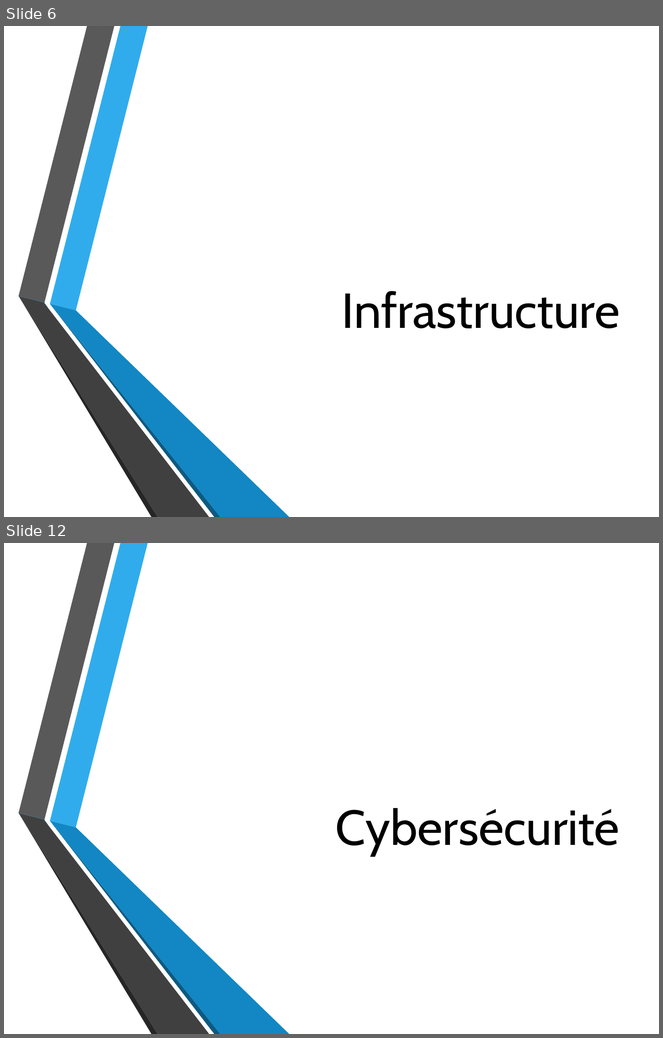
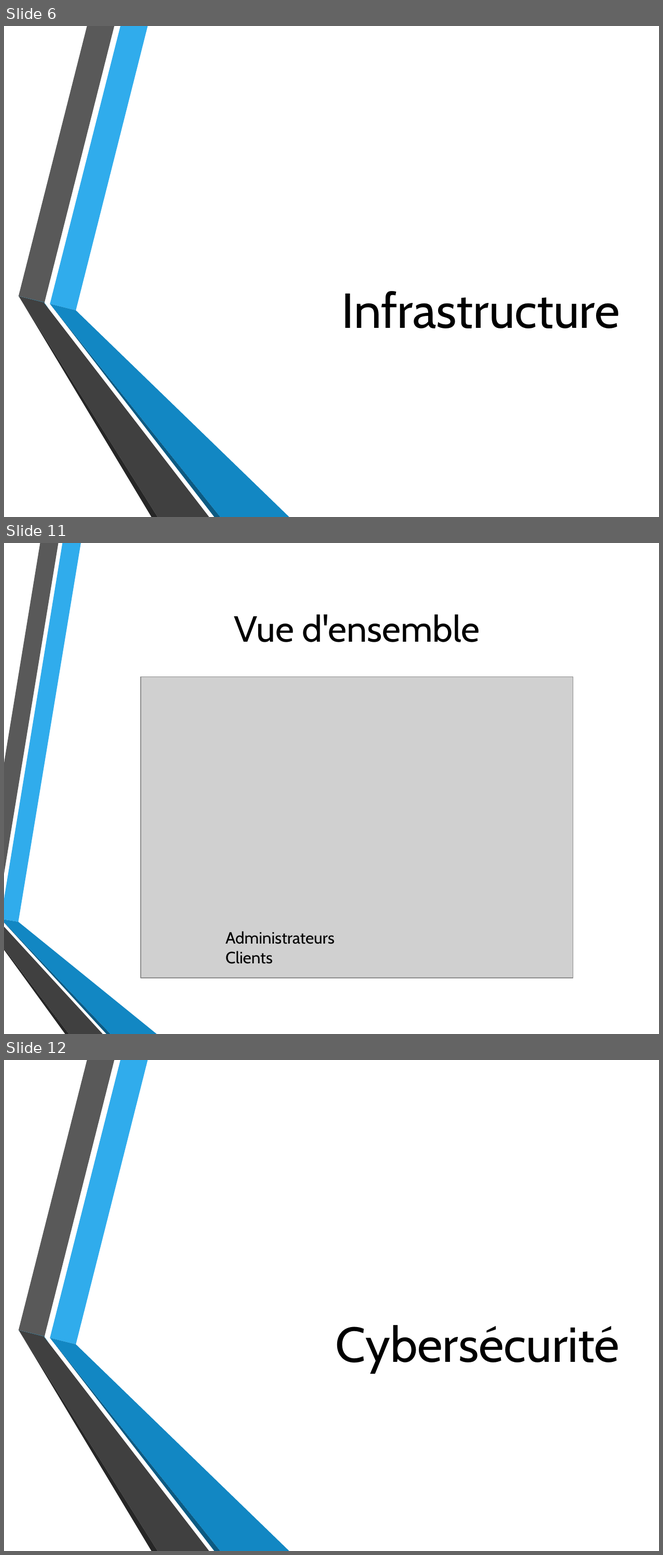
Before and after one commit to MaubergerF/Projet_B3, a slide deck: Oral.pptx. Shown one above the other, each under a label of ours: slides 6 and 12 before the commit, slides 6, 11 and 12 after it; the slides between them are not shown. The pictures are 663x1038 and 663x1555 pixels, drawn with LibreOffice and Linux fonts; fonts in the diff are those of the drawing; grey boxes stand for pictures; background and template pictures are left out. Boxes give left, top, right and bottom in pixels: in the first picture for what was removed or moved away, otherwise in the second. Text is boxed around its words. In the diff, an @@ line names an element or a change of style, - is before the commit and + after.

```diff
--- a/Oral.pptx
+++ b/Oral.pptx
@@ slide 11 added at (4, 543, 659, 1034), background picture (left out) @@
@@ title added at (234, 614, 480, 642), 40 pt, text #000000 @@
+Vue d'ensemble
@@ picture added at (141, 677, 573, 978) @@
@@ group added at (4, 543, 157, 1034): 6 freeform shapes @@
@@ text added at (226, 931, 335, 964), 18 pt, text #000000 @@
+Administrateurs
+Clients
```
Also in this commit, not shown: 7 slides changed, 2 other slides added, 2 slides removed, 2 other files.
